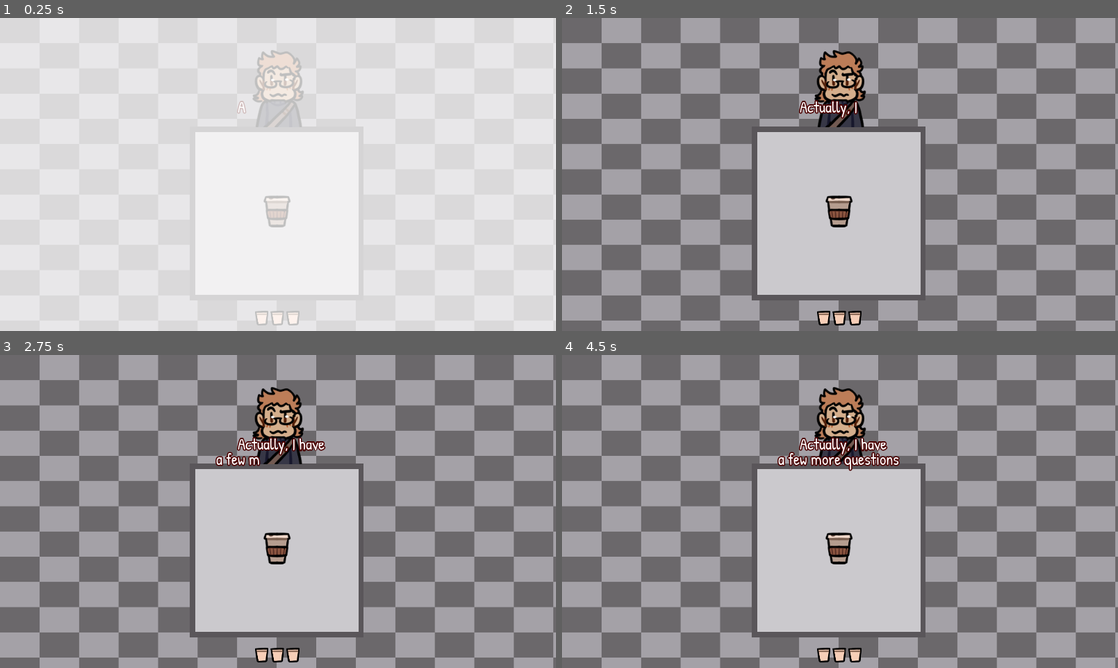
Above: before the commit, frames 1-4 (two rows, left to right).
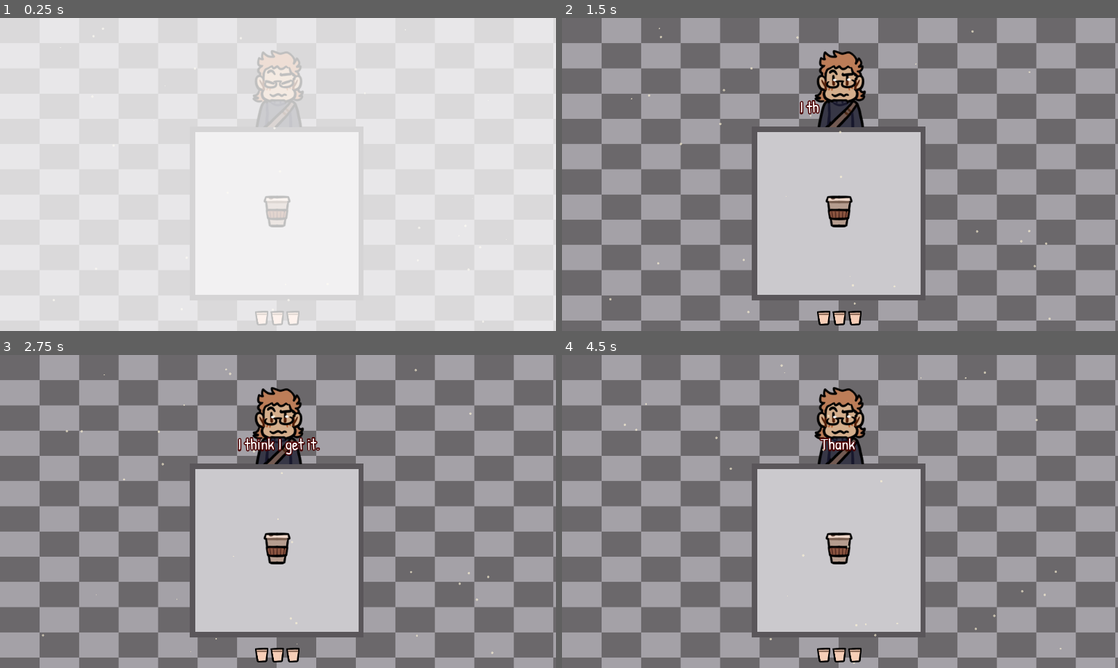
Above: after the commit, the same moments.

Repository: nyaro-p/TheTutorSimulator
Game: Godot game, scene res://Scenes/BossFight.tscn
Two runs of this game, one before a commit and one after it. Both use one fixed random seed, a clock stepped at 60 frames per second and the inputs below. Sound files missing from this copy of the repository are replaced by a short silence.
Inputs:
- Up to frame 1 (0.25 s): no input
- Up to frame 2 (1.5 s): tap Enter (interact) at 0.5, 1.35 s; hold D (move_right) 0.53-1.28 s; hold Enter (interact) 0.53-1.28 s; tap Space (ui_select) at 0.77 s; hold S (move_down) from 1.28 s (still down)
- Up to frame 3 (2.75 s): tap Space (ui_select) at 1.52 s; release S (move_down) at 2.03 s; hold D (move_right) from 2.03 s (still down); hold Enter (interact) from 2.03 s (still down)
- Up to frame 4 (4.5 s): tap Space (ui_select) at 2.75, 3.02, 3.77 s; release D (move_right) at 2.78 s; release Enter (interact) at 2.78 s; hold W (move_up) 2.78-3.53 s; tap Enter (interact) at 2.85, 4.35 s; hold Enter (interact) 3.53-4.28 s; hold A (move_left) from 3.53 s (still down)

The runs differ from the first frame. In frame 1, less than 0.1% of the frame differs, in the area x 42-53%, y 18-91%; in frame 2, 0.4%; in frame 3, 0.8%; in frame 4, 1.2%, in the area x 11-90%, y 3-99%.

Commit message:
BossFight Ending

Diff:
--- a/Scenes/BossFight.tscn
+++ b/Scenes/BossFight.tscn
@@ -8,6 +8,7 @@
 [ext_resource path="res://Scenes/SceneScripts/BossFight.gd" type="Script" id=6]
 [ext_resource path="res://Prefabs/Player/CoffeePlayer/CoffePlayer.tscn" type="PackedScene" id=7]
 [ext_resource path="res://Assets/Fonts/MenuFont.tres" type="Theme" id=8]
+[ext_resource path="res://Assets/Paricles/RoundParicle.png" type="Texture" id=9]
 
 [sub_resource type="RectangleShape2D" id=1]
 resource_local_to_scene = true
@@ -27,6 +28,18 @@
 
 [sub_resource type="RectangleShape2D" id=9]
 extents = Vector2( 71.5, 10 )
+
+[sub_resource type="RectangleShape2D" id=15]
+extents = Vector2( 58, 8.5 )
+
+[sub_resource type="RectangleShape2D" id=16]
+extents = Vector2( 78, 8.5 )
+
+[sub_resource type="RectangleShape2D" id=17]
+extents = Vector2( 43.5, 8.5 )
+
+[sub_resource type="RectangleShape2D" id=18]
+extents = Vector2( 62.5, 8.5 )
 
 [sub_resource type="Animation" id=10]
 length = 0.001
@@ -125,6 +138,210 @@
 "transitions": PoolRealArray( 1 ),
 "update": 0,
 "values": [ Vector2( -66, 400 ) ]
+}
+tracks/8/type = "value"
+tracks/8/path = NodePath("FourQuestions:visible")
+tracks/8/interp = 1
+tracks/8/loop_wrap = true
+tracks/8/imported = false
+tracks/8/enabled = true
+tracks/8/keys = {
+"times": PoolRealArray( 0 ),
+"transitions": PoolRealArray( 1 ),
+"update": 0,
+"values": [ false ]
+}
+tracks/9/type = "value"
+tracks/9/path = NodePath("FourQuestions/Q1:rect_position")
+tracks/9/interp = 1
+tracks/9/loop_wrap = true
+tracks/9/imported = false
+tracks/9/enabled = true
+tracks/9/keys = {
+"times": PoolRealArray( 0 ),
+"transitions": PoolRealArray( 1 ),
+"update": 0,
+"values": [ Vector2( -241, -65 ) ]
+}
+tracks/10/type = "value"
+tracks/10/path = NodePath("FourQuestions/Q2:rect_position")
+tracks/10/interp = 1
+tracks/10/loop_wrap = true
+tracks/10/imported = false
+tracks/10/enabled = true
+tracks/10/keys = {
+"times": PoolRealArray( 0 ),
+"transitions": PoolRealArray( 1 ),
+"update": 0,
+"values": [ Vector2( -241, -29 ) ]
+}
+tracks/11/type = "value"
+tracks/11/path = NodePath("FourQuestions/Q3:rect_position")
+tracks/11/interp = 1
+tracks/11/loop_wrap = true
+tracks/11/imported = false
+tracks/11/enabled = true
+tracks/11/keys = {
+"times": PoolRealArray( 0 ),
+"transitions": PoolRealArray( 1 ),
+"update": 0,
+"values": [ Vector2( -241, 9 ) ]
+}
+tracks/12/type = "value"
+tracks/12/path = NodePath("FourQuestions/Q4:rect_position")
+tracks/12/interp = 1
+tracks/12/loop_wrap = true
+tracks/12/imported = false
+tracks/12/enabled = true
+tracks/12/keys = {
+"times": PoolRealArray( 0 ),
+"transitions": PoolRealArray( 1 ),
+"update": 0,
+"values": [ Vector2( -241, 42 ) ]
+}
+tracks/13/type = "value"
+tracks/13/path = NodePath("FourQuestions/Q1/Area2D/CollisionShape2D:disabled")
+tracks/13/interp = 1
+tracks/13/loop_wrap = true
+tracks/13/imported = false
+tracks/13/enabled = true
+tracks/13/keys = {
+"times": PoolRealArray( 0 ),
+"transitions": PoolRealArray( 1 ),
+"update": 0,
+"values": [ false ]
+}
+tracks/14/type = "value"
+tracks/14/path = NodePath("FourQuestions/Q2/Area2D/CollisionShape2D:disabled")
+tracks/14/interp = 1
+tracks/14/loop_wrap = true
+tracks/14/imported = false
+tracks/14/enabled = true
+tracks/14/keys = {
+"times": PoolRealArray( 0 ),
+"transitions": PoolRealArray( 1 ),
+"update": 0,
+"values": [ false ]
+}
+tracks/15/type = "value"
+tracks/15/path = NodePath("FourQuestions/Q3/Area2D/CollisionShape2D:disabled")
+tracks/15/interp = 1
+tracks/15/loop_wrap = true
+tracks/15/imported = false
+tracks/15/enabled = true
+tracks/15/keys = {
+"times": PoolRealArray( 0 ),
+"transitions": PoolRealArray( 1 ),
+"update": 0,
+"values": [ false ]
+}
+tracks/16/type = "value"
+tracks/16/path = NodePath("FourQuestions/Q4/Area2D/CollisionShape2D:disabled")
+tracks/16/interp = 1
+tracks/16/loop_wrap = true
+tracks/16/imported = false
+tracks/16/enabled = true
+tracks/16/keys = {
+"times": PoolRealArray( 0 ),
+"transitions": PoolRealArray( 1 ),
+"update": 0,
+"values": [ false ]
+}
+tracks/17/type = "value"
+tracks/17/path = NodePath("FourQuestions/Q1:visible")
+tracks/17/interp = 1
+tracks/17/loop_wrap = true
+tracks/17/imported = false
+tracks/17/enabled = true
+tracks/17/keys = {
+"times": PoolRealArray( 0 ),
+"transitions": PoolRealArray( 1 ),
+"update": 0,
+"values": [ true ]
+}
+tracks/18/type = "value"
+tracks/18/path = NodePath("FourQuestions/Q2:visible")
+tracks/18/interp = 1
+tracks/18/loop_wrap = true
+tracks/18/imported = false
+tracks/18/enabled = true
+tracks/18/keys = {
+"times": PoolRealArray( 0 ),
+"transitions": PoolRealArray( 1 ),
+"update": 0,
+"values": [ true ]
+}
+tracks/19/type = "value"
+tracks/19/path = NodePath("FourQuestions/Q3:visible")
+tracks/19/interp = 1
+tracks/19/loop_wrap = true
+tracks/19/imported = false
+tracks/19/enabled = true
+tracks/19/keys = {
+"times": PoolRealArray( 0 ),
+"transitions": PoolRealArray( 1 ),
+"update": 0,
+"values": [ true ]
+}
+tracks/20/type = "value"
+tracks/20/path = NodePath("FourQuestions/Q4:visible")
+tracks/20/interp = 1
+tracks/20/loop_wrap = true
+tracks/20/imported = false
+tracks/20/enabled = true
+tracks/20/keys = {
+"times": PoolRealArray( 0 ),
+"transitions": PoolRealArray( 1 ),
+"update": 0,
+"values": [ true ]
+}
+tracks/21/type = "value"
+tracks/21/path = NodePath("FourQuestions/Q1:rect_rotation")
+tracks/21/interp = 1
+tracks/21/loop_wrap = true
+tracks/21/imported = false
+tracks/21/enabled = true
+tracks/21/keys = {
+"times": PoolRealArray( 0 ),
+"transitions": PoolRealArray( 1 ),
+"update": 0,
+"values": [ 0.0 ]
+}
+tracks/22/type = "value"
+tracks/22/path = NodePath("FourQuestions/Q2:rect_rotation")
+tracks/22/interp = 1
+tracks/22/loop_wrap = true
+tracks/22/imported = false
+tracks/22/enabled = true
+tracks/22/keys = {
+"times": PoolRealArray( 0 ),
+"transitions": PoolRealArray( 1 ),
+"update": 0,
+"values": [ 0.0 ]
+}
+tracks/23/type = "value"
+tracks/23/path = NodePath("FourQuestions/Q3:rect_rotation")
+tracks/23/interp = 1
+tracks/23/loop_wrap = true
+tracks/23/imported = false
+tracks/23/enabled = true
+tracks/23/keys = {
+"times": PoolRealArray( 0 ),
+"transitions": PoolRealArray( 1 ),
+"update": 0,
+"values": [ 0.0 ]
+}
+tracks/24/type = "value"
+tracks/24/path = NodePath("FourQuestions/Q4:rect_rotation")
+tracks/24/interp = 1
+tracks/24/loop_wrap = true
+tracks/24/imported = false
+tracks/24/enabled = true
+tracks/24/keys = {
+"times": PoolRealArray( 0 ),
+"transitions": PoolRealArray( 1 ),
+"update": 0,
+"values": [ 0.0 ]
 }
 
 [sub_resource type="Animation" id=12]
@@ -155,6 +372,214 @@
 "values": [ 0.0, 0.0, -90.0 ]
 }
 
+[sub_resource type="Animation" id=14]
+resource_name = "four_questions"
+length = 12.0
+tracks/0/type = "value"
+tracks/0/path = NodePath("FourQuestions:visible")
+tracks/0/interp = 1
+tracks/0/loop_wrap = true
+tracks/0/imported = false
+tracks/0/enabled = true
+tracks/0/keys = {
+"times": PoolRealArray( 0, 4, 4.5, 6.6, 7.1, 11.9 ),
+"transitions": PoolRealArray( 1, 1, 1, 1, 1, 1 ),
+"update": 1,
+"values": [ true, false, true, false, true, false ]
+}
+tracks/1/type = "value"
+tracks/1/path = NodePath("FourQuestions/Q1:rect_position")
+tracks/1/interp = 1
+tracks/1/loop_wrap = true
+tracks/1/imported = false
+tracks/1/enabled = true
+tracks/1/keys = {
+"times": PoolRealArray( 0, 0.5, 2.5, 4, 4.5, 5, 6, 6.4, 6.6, 7.1, 7.8, 8.1, 11.9 ),
+"transitions": PoolRealArray( 1, 1, 1, 1, 1, 1, 1, 1, 1, 1, 1, 1, 1 ),
+"update": 0,
+"values": [ Vector2( -241, -65 ), Vector2( -241, -65 ), Vector2( -56, -65 ), Vector2( -56, -65 ), Vector2( 105, -65 ), Vector2( 105, -65 ), Vector2( 105, -65 ), Vector2( -39, -65 ), Vector2( -39, -65 ), Vector2( -198, -186 ), Vector2( -198, -186 ), Vector2( 17, 24 ), Vector2( 17, 24 ) ]
+}
+tracks/2/type = "value"
+tracks/2/path = NodePath("FourQuestions/Q2:rect_position")
+tracks/2/interp = 1
+tracks/2/loop_wrap = true
+tracks/2/imported = false
+tracks/2/enabled = true
+tracks/2/keys = {
+"times": PoolRealArray( 0, 0.5, 2.5, 4, 4.5, 5, 6, 6.6, 8.1, 8.8, 9.2, 11.9 ),
+"transitions": PoolRealArray( 1, 1, 1, 1, 1, 1, 1, 1, 1, 1, 1, 1 ),
+"update": 0,
+"values": [ Vector2( -241, -29 ), Vector2( -241, -29 ), Vector2( -77, -29 ), Vector2( -77, -29 ), Vector2( 106, -29 ), Vector2( 106, -29 ), Vector2( -77, -29 ), Vector2( -77, -29 ), Vector2( 121, -95.709 ), Vector2( 121, -95.709 ), Vector2( -82, -33 ), Vector2( -82, -33 ) ]
+}
+tracks/3/type = "value"
+tracks/3/path = NodePath("FourQuestions/Q3:rect_position")
+tracks/3/interp = 1
+tracks/3/loop_wrap = true
+tracks/3/imported = false
+tracks/3/enabled = true
+tracks/3/keys = {
+"times": PoolRealArray( 0, 0.5, 2.5, 3, 4, 4.5, 5, 6, 6.6, 9.2, 9.9, 10.3, 11.9 ),
+"transitions": PoolRealArray( 1, 1, 1, 1, 1, 1, 1, 1, 1, 1, 1, 1, 1 ),
+"update": 0,
+"values": [ Vector2( -241, 9 ), Vector2( -241, 9 ), Vector2( -241, 9 ), Vector2( -62, 9 ), Vector2( -62, 9 ), Vector2( 108, 9 ), Vector2( 108, 9 ), Vector2( -65, 9 ), Vector2( -65, 9 ), Vector2( -51, -152 ), Vector2( -51, -152 ), Vector2( -22, 13 ), Vector2( -22, 13 ) ]
+}
+tracks/4/type = "value"
+tracks/4/path = NodePath("FourQuestions/Q4:rect_position")
+tracks/4/interp = 1
+tracks/4/loop_wrap = true
+tracks/4/imported = false
+tracks/4/enabled = true
+tracks/4/keys = {
+"times": PoolRealArray( 0, 0.5, 2.5, 4, 4.5, 5, 6, 6.6, 10.3, 11.1, 11.5, 11.9 ),
+"transitions": PoolRealArray( 1, 1, 1, 1, 1, 1, 1, 1, 1, 1, 1, 1 ),
+"update": 0,
+"values": [ Vector2( -241, 42 ), Vector2( -241, 42 ), Vector2( -63, 42 ), Vector2( -63, 42 ), Vector2( 108, 42 ), Vector2( 108, 42 ), Vector2( -63, 42 ), Vector2( -63, 42 ), Vector2( 118, -16 ), Vector2( 118, -16 ), Vector2( -106, 51 ), Vector2( -106, 51 ) ]
+}
+tracks/5/type = "value"
+tracks/5/path = NodePath("FourQuestions/Q1/Area2D/CollisionShape2D:disabled")
+tracks/5/interp = 1
+tracks/5/loop_wrap = true
+tracks/5/imported = false
+tracks/5/enabled = true
+tracks/5/keys = {
+"times": PoolRealArray( 0, 4, 4.5, 6.6, 7.1, 11.9 ),
+"transitions": PoolRealArray( 1, 1, 1, 1, 1, 1 ),
+"update": 1,
+"values": [ false, true, false, true, false, true ]
+}
+tracks/6/type = "value"
+tracks/6/path = NodePath("FourQuestions/Q2/Area2D/CollisionShape2D:disabled")
+tracks/6/interp = 1
+tracks/6/loop_wrap = true
+tracks/6/imported = false
+tracks/6/enabled = true
+tracks/6/keys = {
+"times": PoolRealArray( 0, 4, 4.5, 6.6, 8.1, 11.9 ),
+"transitions": PoolRealArray( 1, 1, 1, 1, 1, 1 ),
+"update": 1,
+"values": [ false, true, false, true, false, true ]
+}
+tracks/7/type = "value"
+tracks/7/path = NodePath("FourQuestions/Q3/Area2D/CollisionShape2D:disabled")
+tracks/7/interp = 1
+tracks/7/loop_wrap = true
+tracks/7/imported = false
+tracks/7/enabled = true
+tracks/7/keys = {
+"times": PoolRealArray( 0, 4, 4.5, 6.6, 9.2, 11.9 ),
+"transitions": PoolRealArray( 1, 1, 1, 1, 1, 1 ),
+"update": 1,
+"values": [ false, true, false, true, false, true ]
+}
+tracks/8/type = "value"
+tracks/8/path = NodePath("FourQuestions/Q4/Area2D/CollisionShape2D:disabled")
+tracks/8/interp = 1
+tracks/8/loop_wrap = true
+tracks/8/imported = false
+tracks/8/enabled = true
+tracks/8/keys = {
+"times": PoolRealArray( 0, 4, 4.5, 6.6, 10.3, 11.9 ),
+"transitions": PoolRealArray( 1, 1, 1, 1, 1, 1 ),
+"update": 1,
+"values": [ false, true, false, true, false, true ]
+}
+tracks/9/type = "value"
+tracks/9/path = NodePath("FourQuestions/Q1:visible")
+tracks/9/interp = 1
+tracks/9/loop_wrap = true
+tracks/9/imported = false
+tracks/9/enabled = true
+tracks/9/keys = {
+"times": PoolRealArray( 0, 6.6, 7.1 ),
+"transitions": PoolRealArray( 1, 1, 1 ),
+"update": 1,
+"values": [ true, false, true ]
+}
+tracks/10/type = "value"
+tracks/10/path = NodePath("FourQuestions/Q2:visible")
+tracks/10/interp = 1
+tracks/10/loop_wrap = true
+tracks/10/imported = false
+tracks/10/enabled = true
+tracks/10/keys = {
+"times": PoolRealArray( 0, 6.6, 8.1 ),
+"transitions": PoolRealArray( 1, 1, 1 ),
+"update": 1,
+"values": [ true, false, true ]
+}
+tracks/11/type = "value"
+tracks/11/path = NodePath("FourQuestions/Q3:visible")
+tracks/11/interp = 1
+tracks/11/loop_wrap = true
+tracks/11/imported = false
+tracks/11/enabled = true
+tracks/11/keys = {
+"times": PoolRealArray( 0, 6.6, 9.2 ),
+"transitions": PoolRealArray( 1, 1, 1 ),
+"update": 1,
+"values": [ true, false, true ]
+}
+tracks/12/type = "value"
+tracks/12/path = NodePath("FourQuestions/Q4:visible")
+tracks/12/interp = 1
+tracks/12/loop_wrap = true
+tracks/12/imported = false
+tracks/12/enabled = true
+tracks/12/keys = {
+"times": PoolRealArray( 0, 6.6, 10.3 ),
+"transitions": PoolRealArray( 1, 1, 1 ),
+"update": 1,
+"values": [ true, false, true ]
+}
+tracks/13/type = "value"
+tracks/13/path = NodePath("FourQuestions/Q1:rect_rotation")
+tracks/13/interp = 1
+tracks/13/loop_wrap = true
+tracks/13/imported = false
+tracks/13/enabled = true
+tracks/13/keys = {
+"times": PoolRealArray( 0, 6.6, 7.1, 11.9 ),
+"transitions": PoolRealArray( 1, 1, 1, 1 ),
+"update": 0,
+"values": [ 0.0, 0.0, 46.5, 46.5 ]
+}
+tracks/14/type = "value"
+tracks/14/path = NodePath("FourQuestions/Q2:rect_rotation")
+tracks/14/interp = 1
+tracks/14/loop_wrap = true
+tracks/14/imported = false
+tracks/14/enabled = true
+tracks/14/keys = {
+"times": PoolRealArray( 0, 6.6, 8.1, 11.9 ),
+"transitions": PoolRealArray( 1, 1, 1, 1 ),
+"update": 0,
+"values": [ 0.0, 0.0, -15.5, -15.5 ]
+}
+tracks/15/type = "value"
+tracks/15/path = NodePath("FourQuestions/Q3:rect_rotation")
+tracks/15/interp = 1
+tracks/15/loop_wrap = true
+tracks/15/imported = false
+tracks/15/enabled = true
+tracks/15/keys = {
+"times": PoolRealArray( 0, 6.6, 9.2, 11.9 ),
+"transitions": PoolRealArray( 1, 1, 1, 1 ),
+"update": 0,
+"values": [ 0.0, 0.0, 77.4, 77.4 ]
+}
+tracks/16/type = "value"
+tracks/16/path = NodePath("FourQuestions/Q4:rect_rotation")
+tracks/16/interp = 1
+tracks/16/loop_wrap = true
+tracks/16/imported = false
+tracks/16/enabled = true
+tracks/16/keys = {
+"times": PoolRealArray( 0, 6.6, 10.3, 11.9 ),
+"transitions": PoolRealArray( 1, 1, 1, 1 ),
+"update": 0,
+"values": [ 0.0, 0.0, -15.5, -15.5 ]
+}
+
 [sub_resource type="Animation" id=13]
 resource_name = "rotating_attack"
 length = 10.0
@@ -235,9 +660,9 @@
 "values": [ 0.0, 0.0, -90.0 ]
 }
 
-[sub_resource type="Animation" id=5]
-resource_name = "Fight"
-length = 30.0
+[sub_resource type="Animation" id=22]
+resource_name = "AfterFight"
+length = 6.5
 tracks/0/type = "method"
 tracks/0/path = NodePath(".")
 tracks/0/interp = 1
@@ -245,10 +670,84 @@
 tracks/0/imported = false
 tracks/0/enabled = true
 tracks/0/keys = {
-"times": PoolRealArray( 0.4, 4.4, 8 ),
+"times": PoolRealArray( 0, 1, 6.5 ),
 "transitions": PoolRealArray( 1, 1, 1 ),
 "values": [ {
 "args": [  ],
+"method": "blink"
+}, {
+"args": [  ],
+"method": "blink"
+}, {
+"args": [  ],
+"method": "win_animation"
+} ]
+}
+tracks/1/type = "value"
+tracks/1/path = NodePath("Student/Label2:percent_visible")
+tracks/1/interp = 1
+tracks/1/loop_wrap = true
+tracks/1/imported = false
+tracks/1/enabled = true
+tracks/1/keys = {
+"times": PoolRealArray( 1, 3, 3.8, 3.9, 4.7 ),
+"transitions": PoolRealArray( 1, 1, 1, 1, 1 ),
+"update": 0,
+"values": [ 0.0, 1.0, 1.0, 0.0, 1.0 ]
+}
+tracks/2/type = "value"
+tracks/2/path = NodePath("Student/Label2:visible")
+tracks/2/interp = 1
+tracks/2/loop_wrap = true
+tracks/2/imported = false
+tracks/2/enabled = true
+tracks/2/keys = {
+"times": PoolRealArray( 1, 3, 6.5 ),
+"transitions": PoolRealArray( 1, 1, 1 ),
+"update": 1,
+"values": [ true, true, false ]
+}
+tracks/3/type = "value"
+tracks/3/path = NodePath("Student/Label2:text")
+tracks/3/interp = 1
+tracks/3/loop_wrap = true
+tracks/3/imported = false
+tracks/3/enabled = true
+tracks/3/keys = {
+"times": PoolRealArray( 1, 3.9 ),
+"transitions": PoolRealArray( 1, 1 ),
+"update": 1,
+"values": [ "I think I get it...", "Thanks!" ]
+}
+tracks/4/type = "method"
+tracks/4/path = NodePath("CoffePlayer")
+tracks/4/interp = 1
+tracks/4/loop_wrap = true
+tracks/4/imported = false
+tracks/4/enabled = true
+tracks/4/keys = {
+"times": PoolRealArray( 0 ),
+"transitions": PoolRealArray( 1 ),
+"values": [ {
+"args": [  ],
+"method": "toggle_active"
+} ]
+}
+
+[sub_resource type="Animation" id=5]
+resource_name = "Fight"
+length = 41.0
+tracks/0/type = "method"
+tracks/0/path = NodePath(".")
+tracks/0/interp = 1
+tracks/0/loop_wrap = true
+tracks/0/imported = false
+tracks/0/enabled = true
+tracks/0/keys = {
+"times": PoolRealArray( 0.4, 4.4, 8, 20.5, 23.5, 28.7, 41 ),
+"transitions": PoolRealArray( 1, 1, 1, 1, 1, 1, 1 ),
+"values": [ {
+"args": [  ],
 "method": "upper_attack"
 }, {
 "args": [  ],
@@ -256,6 +755,18 @@
 }, {
 "args": [  ],
 "method": "rotating_attack"
+}, {
+"args": [  ],
+"method": "upper_attack"
+}, {
+"args": [  ],
+"method": "bottom_attack"
+}, {
+"args": [  ],
+"method": "four_questions"
+}, {
+"args": [  ],
+"method": "end_fight"
 } ]
 }
 tracks/1/type = "method"
@@ -265,8 +776,8 @@
 tracks/1/imported = false
 tracks/1/enabled = true
 tracks/1/keys = {
-"times": PoolRealArray( 0, 2.6, 3.2, 3.6, 4, 7.4, 8, 17, 18.5, 19.5, 20 ),
-"transitions": PoolRealArray( 1, 1, 1, 1, 1, 1, 1, 1, 1, 1, 1 ),
+"times": PoolRealArray( 0, 2.6, 3.2, 3.6, 4, 7.4, 8, 17, 18.5, 19.5, 20, 26.5, 27.4, 27.9, 28.5, 40.5 ),
+"transitions": PoolRealArray( 1, 1, 1, 1, 1, 1, 1, 1, 1, 1, 1, 1, 1, 1, 1, 1 ),
 "values": [ {
 "args": [  ],
 "method": "raise_hand"
@@ -300,6 +811,21 @@
 }, {
 "args": [  ],
 "method": "raise_hand"
+}, {
+"args": [  ],
+"method": "lower_hand"
+}, {
+"args": [  ],
+"method": "blink"
+}, {
+"args": [  ],
+"method": "blink"
+}, {
+"args": [  ],
+"method": "raise_hand"
+}, {
+"args": [  ],
+"method": "lower_hand"
 } ]
 }
 
@@ -378,6 +904,19 @@
 "update": 1,
 "values": [ true, true, false ]
 }
+tracks/5/type = "value"
+tracks/5/path = NodePath("Student/Label2:text")
+tracks/5/interp = 1
+tracks/5/loop_wrap = true
+tracks/5/imported = false
+tracks/5/enabled = true
+tracks/5/keys = {
+"times": PoolRealArray( 0 ),
+"transitions": PoolRealArray( 1 ),
+"update": 1,
+"values": [ "Actually, I have
+a few more questions..." ]
+}
 
 [sub_resource type="Animation" id=4]
 length = 0.001
@@ -405,6 +944,42 @@
 "update": 0,
 "values": [ true ]
 }
+tracks/2/type = "value"
+tracks/2/path = NodePath("Student/Label2:text")
+tracks/2/interp = 1
+tracks/2/loop_wrap = true
+tracks/2/imported = false
+tracks/2/enabled = true
+tracks/2/keys = {
+"times": PoolRealArray( 0 ),
+"transitions": PoolRealArray( 1 ),
+"update": 0,
+"values": [ "Actually, I have
+a few more questions..." ]
+}
+
+[sub_resource type="Curve" id=19]
+_data = [ Vector2( 0, 0 ), 0.0, 0.0, 0, 0, Vector2( 0.258427, 1 ), 0.0, 0.0, 0, 0, Vector2( 0.707865, 1 ), 0.0, 0.0, 0, 0, Vector2( 1, 0.0875 ), 0.0, 0.0, 0, 0 ]
+
+[sub_resource type="CurveTexture" id=20]
+curve = SubResource( 19 )
+
+[sub_resource type="ParticlesMaterial" id=21]
+lifetime_randomness = 0.48
+emission_shape = 2
+emission_box_extents = Vector3( 200, 150, 1 )
+flag_disable_z = true
+direction = Vector3( 0, 0, 0 )
+spread = 180.0
+gravity = Vector3( 0, 0, 0 )
+initial_velocity = 4.0
+orbit_velocity = 0.0
+orbit_velocity_random = 0.0
+angle = -99.8
+angle_random = 0.26
+scale = 0.15
+scale_curve = SubResource( 20 )
+color = Color( 1, 0.960784, 0.839216, 0.623529 )
 
 [node name="BossFight" type="Node2D"]
 script = ExtResource( 6 )
@@ -567,10 +1142,83 @@
 position = Vector2( 69.5, 12.25 )
 shape = SubResource( 9 )
 
+[node name="FourQuestions" type="Node2D" parent="Questions"]
+visible = false
+position = Vector2( 255, 136.75 )
+
+[node name="Q1" type="Label" parent="Questions/FourQuestions"]
+margin_left = -241.0
+margin_top = -65.0
+margin_right = -126.0
+margin_bottom = -40.0
+theme = ExtResource( 2 )
+text = "NullPointerException"
+
+[node name="Area2D" type="Area2D" parent="Questions/FourQuestions/Q1"]
+collision_layer = 4
+collision_mask = 0
+monitoring = false
+
+[node name="CollisionShape2D" type="CollisionShape2D" parent="Questions/FourQuestions/Q1/Area2D"]
+position = Vector2( 58, 12.25 )
+shape = SubResource( 15 )
+
+[node name="Q2" type="Label" parent="Questions/FourQuestions"]
+margin_left = -241.0
+margin_top = -29.0
+margin_right = -87.0
+margin_bottom = -4.0
+theme = ExtResource( 2 )
+text = "IndexOutOfBoundsException"
+
+[node name="Area2D" type="Area2D" parent="Questions/FourQuestions/Q2"]
+collision_layer = 4
+collision_mask = 0
+monitoring = false
+
+[node name="CollisionShape2D" type="CollisionShape2D" parent="Questions/FourQuestions/Q2/Area2D"]
+position = Vector2( 78, 12.25 )
+shape = SubResource( 16 )
+
+[node name="Q3" type="Label" parent="Questions/FourQuestions"]
+margin_left = -241.0
+margin_top = 9.0
+margin_right = -87.0
+margin_bottom = 34.0
+theme = ExtResource( 2 )
+text = "AssertionError"
+
+[node name="Area2D" type="Area2D" parent="Questions/FourQuestions/Q3"]
+collision_layer = 4
+collision_mask = 0
+monitoring = false
+
+[node name="CollisionShape2D" type="CollisionShape2D" parent="Questions/FourQuestions/Q3/Area2D"]
+position = Vector2( 43.5, 12.25 )
+shape = SubResource( 17 )
+
+[node name="Q4" type="Label" parent="Questions/FourQuestions"]
+margin_left = -241.0
+margin_top = 42.0
+margin_right = -87.0
+margin_bottom = 67.0
+theme = ExtResource( 2 )
+text = "FileNotFoundException"
+
+[node name="Area2D" type="Area2D" parent="Questions/FourQuestions/Q4"]
+collision_layer = 4
+collision_mask = 0
+monitoring = false
+
+[node name="CollisionShape2D" type="CollisionShape2D" parent="Questions/FourQuestions/Q4/Area2D"]
+position = Vector2( 62.5, 12.25 )
+shape = SubResource( 18 )
+
 [node name="Attack" type="AnimationPlayer" parent="Questions"]
 unique_name_in_owner = true
 anims/RESET = SubResource( 10 )
 anims/bottom_attack = SubResource( 12 )
+anims/four_questions = SubResource( 14 )
 anims/rotating_attack = SubResource( 13 )
 anims/upper_attack = SubResource( 11 )
 
@@ -578,7 +1226,8 @@
 position = Vector2( 255, 178 )
 
 [node name="AnimationPlayer" type="AnimationPlayer" parent="."]
-autoplay = "PreFight"
+autoplay = "AfterFight"
+anims/AfterFight = SubResource( 22 )
 anims/Fight = SubResource( 5 )
 anims/PreFight = SubResource( 3 )
 anims/RESET = SubResource( 4 )
@@ -631,3 +1280,12 @@
 theme = ExtResource( 8 )
 text = "You Made It"
 align = 1
+
+[node name="Particles2D" type="Particles2D" parent="."]
+pause_mode = 2
+position = Vector2( 249, 149 )
+amount = 50
+lifetime = 10.0
+preprocess = 22.02
+process_material = SubResource( 21 )
+texture = ExtResource( 9 )
--- a/Scenes/SceneScripts/BossFight.gd
+++ b/Scenes/SceneScripts/BossFight.gd
@@ -17,6 +17,9 @@
 func start_fight() -> void:
 	$AnimationPlayer.play("Fight")
 
+func end_fight() -> void:
+	$AnimationPlayer.play("AfterFight")
+
 #### Attacks ####
 
 func upper_attack():
@@ -27,6 +30,9 @@
 
 func rotating_attack() -> void:
 	attack.play("rotating_attack")
+
+func four_questions() -> void:
+	attack.play("four_questions")
 
 #### Student ####
 
Not shown: 1 places in Scenes/BossFight.tscn that only renumber resources
